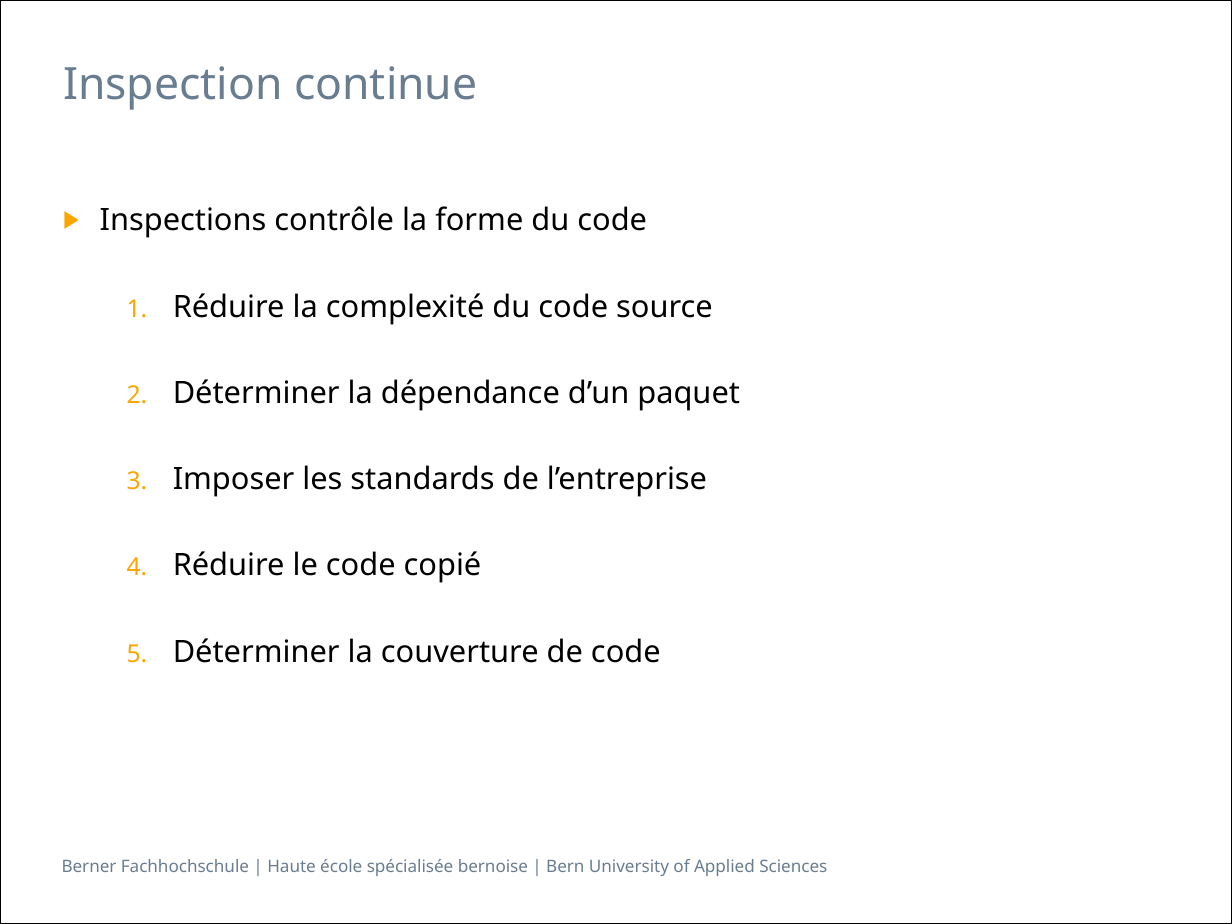
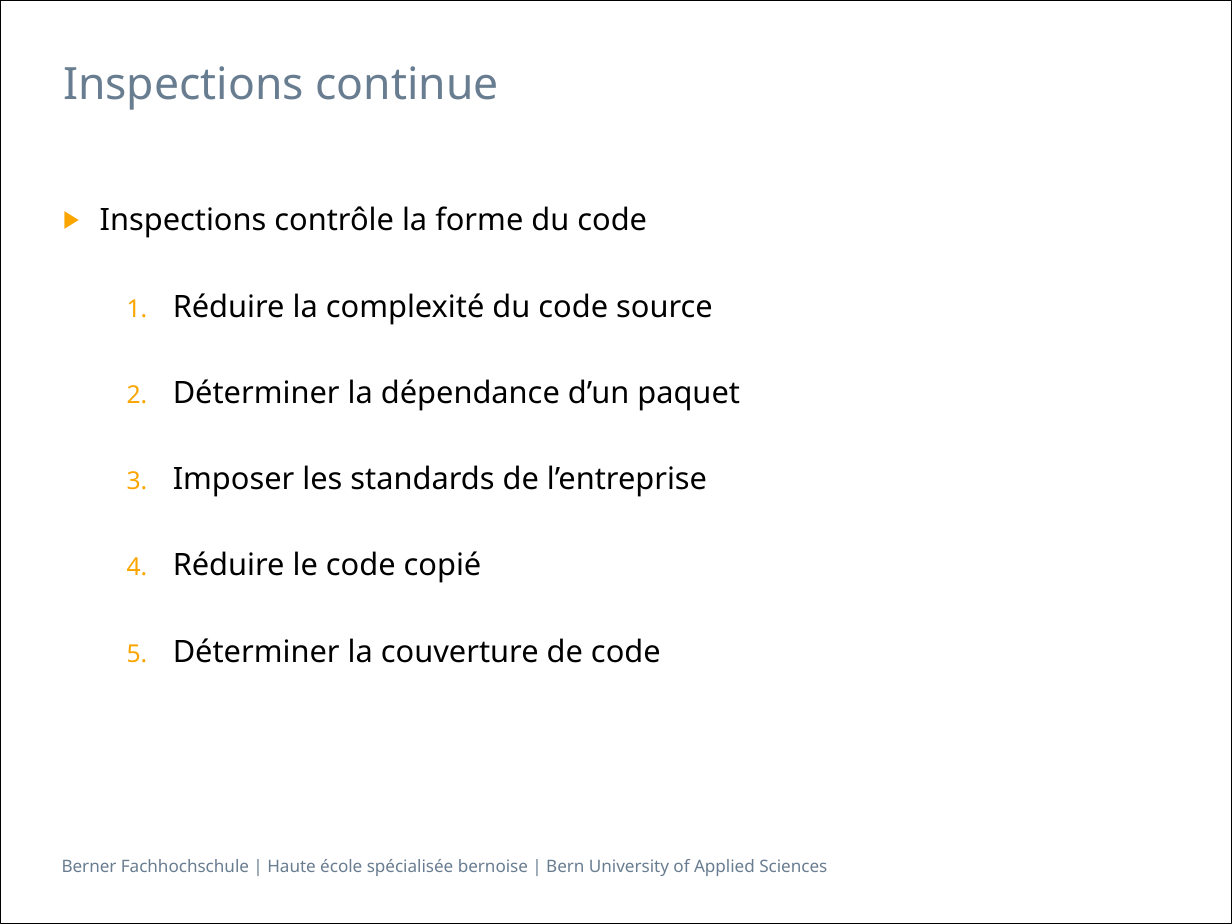
Before and after one commit to h3ll5ur7er/InfoSeminar, a slide deck: slide 10 of continuousIntegration/Infseminar_IntegrationContinue_aescd5.pptx. Drawn at 1232x924 pixels with LibreOffice and Linux fonts; fonts in the diff are those of the drawing. Boxes give left, top, right and bottom in pixels: in the first picture for what was removed or moved away, otherwise in the second. Text is boxed around its words. In the diff, an @@ line names an element or a change of style, - is before the commit and + after.

```diff
--- a/continuousIntegration/Infseminar_IntegrationContinue_aescd5.pptx
+++ b/continuousIntegration/Infseminar_IntegrationContinue_aescd5.pptx
@@ title at <box>63,66,499,110</box>: text changed @@
-Inspection continue
+Inspections continue
```
Also in this commit, not shown: 11 other slides changed, 1 other file.
